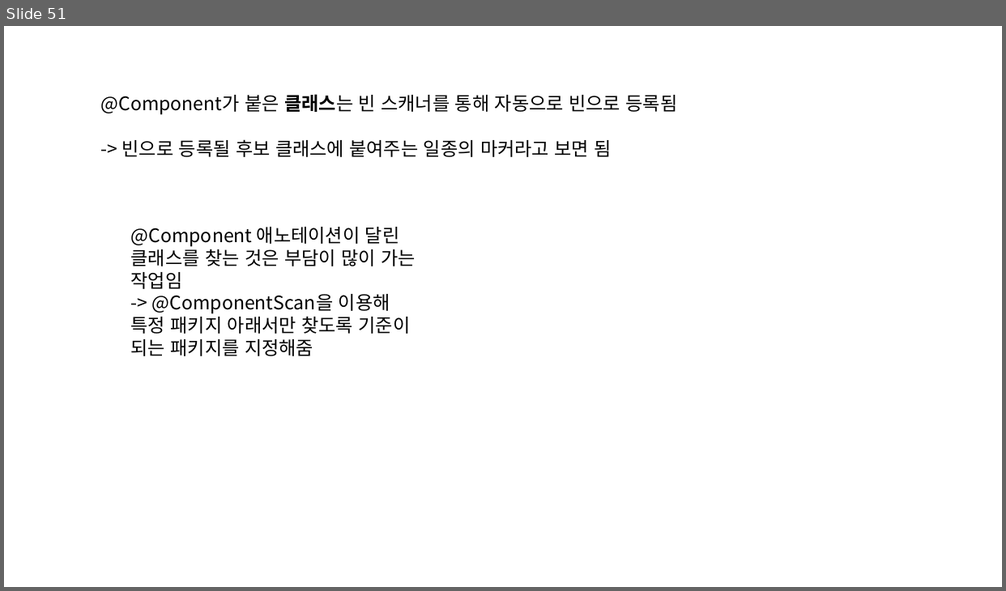
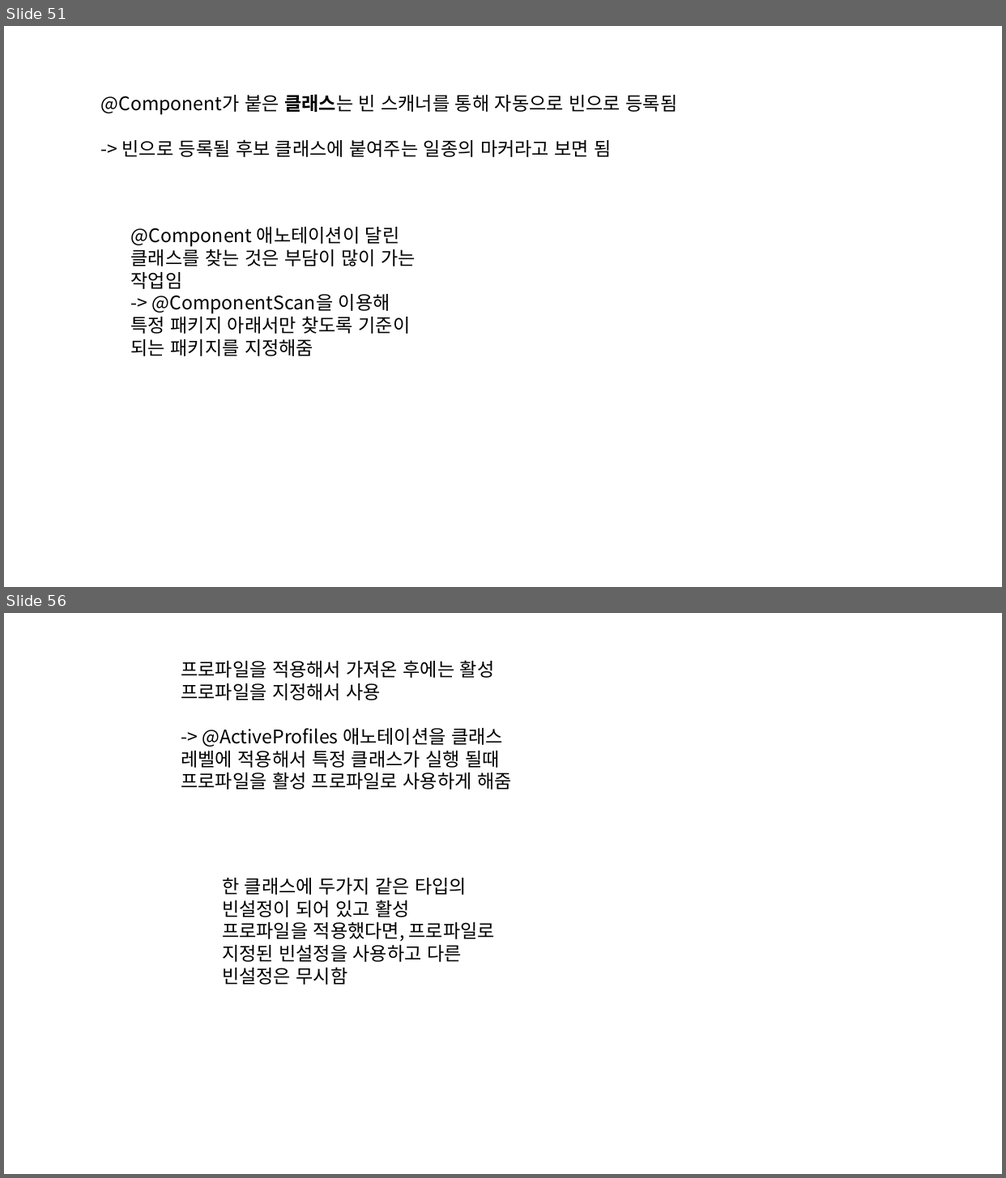
Before and after one commit to eongss/testproject, a slide deck: 프레젠테이션1.pptx. Shown one above the other, each under a label of ours: slide 51 before the commit, slides 51 and 56 after it; the slides between them are not shown. The pictures are 1006x591 and 1006x1178 pixels, drawn with LibreOffice and Linux fonts; fonts in the diff are those of the drawing. Boxes give left, top, right and bottom in pixels: in the first picture for what was removed or moved away, otherwise in the second. Text is boxed around its words. In the diff, an @@ line names an element or a change of style, - is before the commit and + after.

```diff
--- a/프레젠테이션1.pptx
+++ b/프레젠테이션1.pptx
@@ slide 56 added at [4, 613, 1002, 1174], background #FFFFFF @@
@@ text added at [181, 660, 512, 790], 18 pt, text #000000 @@
+프로파일을 적용해서 가져온 후에는 활성 프로파일을 지정해서 사용
+-> @ActiveProfiles 애노테이션을 클래스 레벨에 적용해서 특정 클래스가 실행 될때 프로파일을 활성 프로파일로 사용하게 해줌
@@ text added at [222, 878, 495, 985], 18 pt, text #000000 @@
+한 클래스에 두가지 같은 타입의 빈설정이 되어 있고 활성 프로파일을 적용했다면, 프로파일로 지정된 빈설정을 사용하고 다른 빈설정은 무시함
```
Also in this commit, not shown: 3 slides changed, 5 other slides added.
